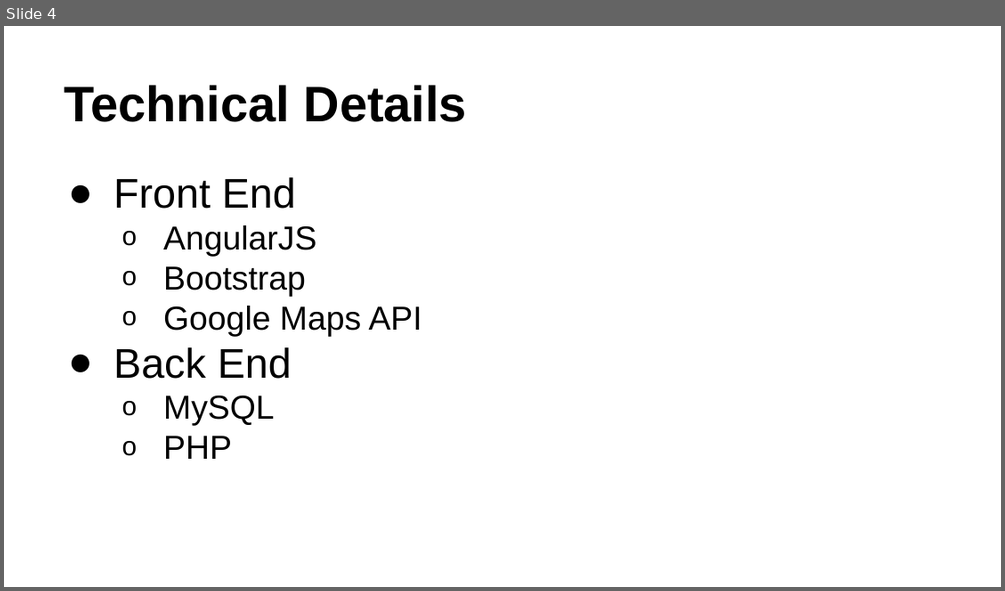
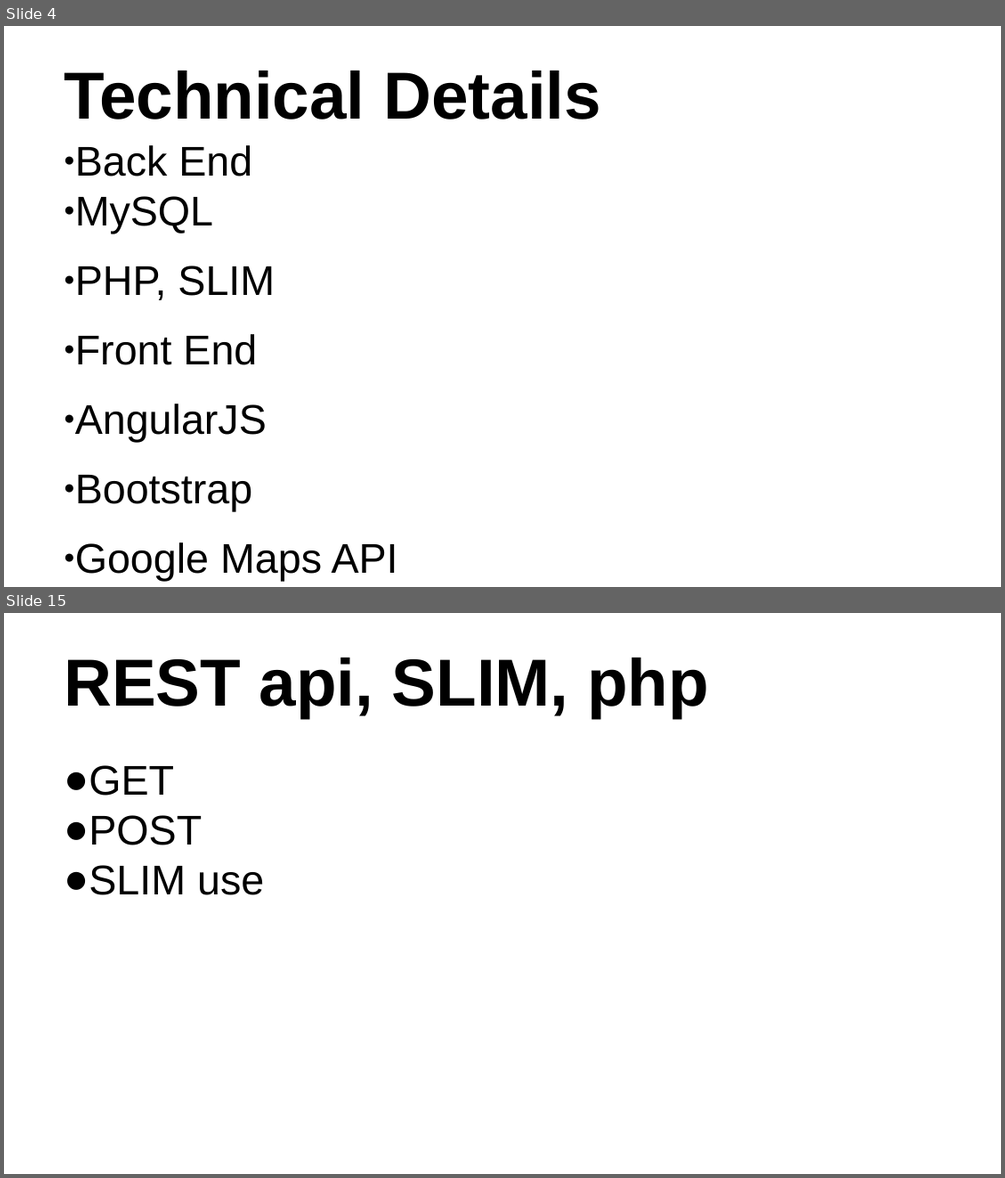
Before and after one commit to wwilhite/cop4710, a slide deck: PowerPoint/College Event Website.pptx. Shown one above the other, each under a label of ours: slide 4 before the commit, slides 4 and 15 after it; the slides between them are not shown. The pictures are 1005x591 and 1005x1178 pixels, drawn with LibreOffice and Linux fonts; fonts in the diff are those of the drawing. Boxes give left, top, right and bottom in pixels: in the first picture for what was removed or moved away, otherwise in the second. Text is boxed around its words. In the diff, an @@ line names an element or a change of style, - is before the commit and + after.

```diff
--- a/PowerPoint/College Event Website.pptx
+++ b/PowerPoint/College Event Website.pptx
@@ slide 15 added at bbox=[4, 613, 1001, 1174], background #FFFFFF @@
@@ title added at bbox=[64, 657, 709, 717], 48 pt, text #000000, bold @@
+REST api, SLIM, php
@@ text added at bbox=[64, 765, 264, 895], 30 pt, text #000000 @@
+● GET
+● POST
+● SLIM use
@@ slide 4 changed as well @@
@@ title "Technical Details" at bbox=[64, 70, 601, 119]: size 36 to 48 pt @@
@@ text "Back End": place and size @@
-text "Back End" at bbox=[113, 177, 422, 459]
+text "Back End" at bbox=[75, 145, 398, 581]
@@ text at bbox=[75, 145, 275, 300]: paragraphs added @@
+● Back End
+  ● MySQL
+  ● PHP, SLIM
@@ text at bbox=[75, 334, 398, 581]: size 24 to 30 pt in "AngularJS", "Bootstrap", "Google Maps API"; indent changed; more space between paragraphs; bullet o to ● @@
@@ text at bbox=[113, 347, 291, 459]: paragraphs removed @@
-● Back End
-  o MySQL
-  o PHP
```
Also in this commit, not shown: 2 other slides changed, 9 other slides added.
